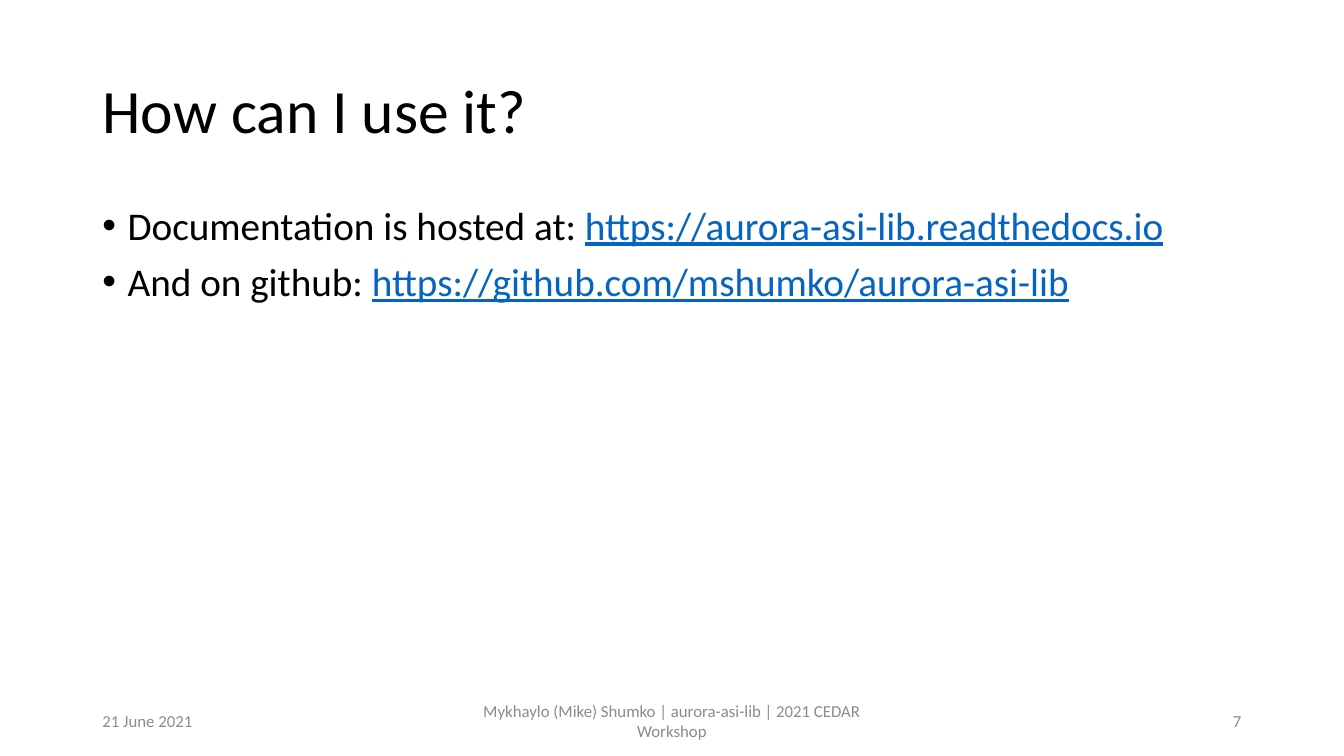
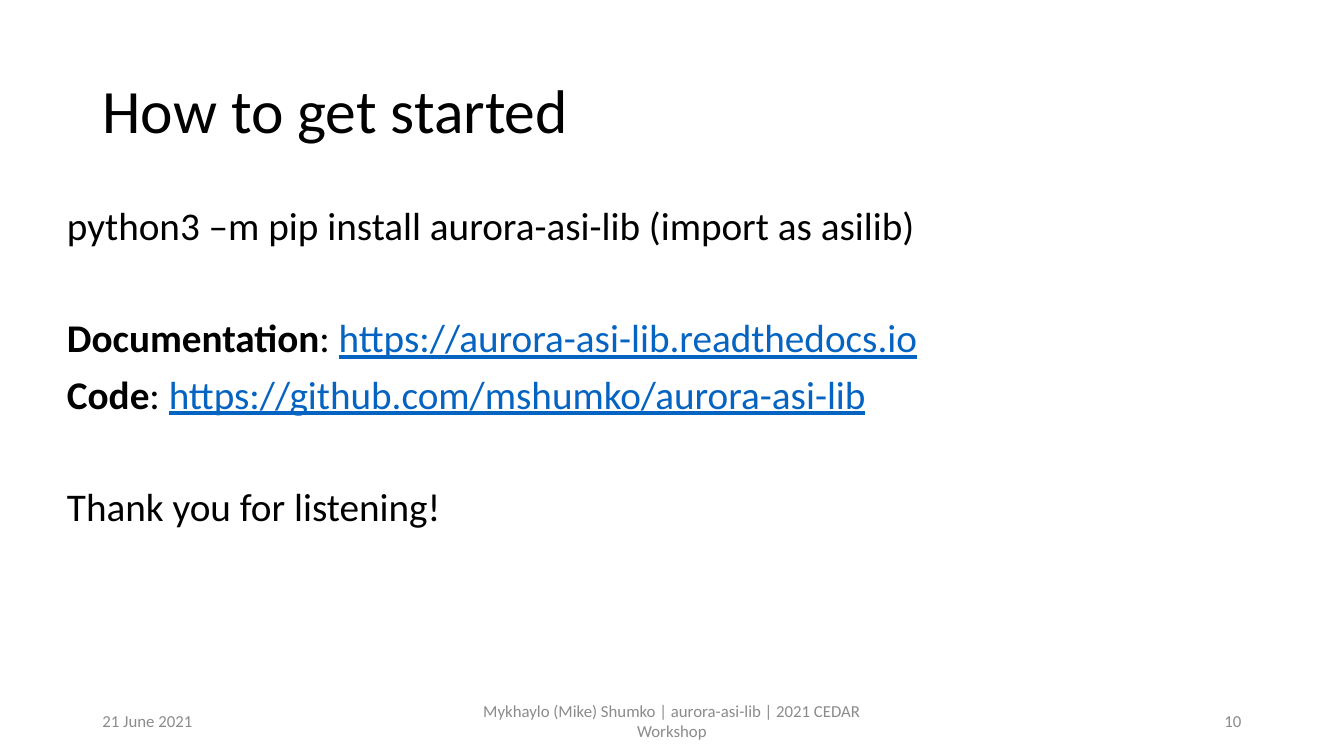
Before and after one commit to mshumko/asilib, a slide deck: slide 10 of presentations/2021_cedar_shumko_asilib.pptx (slide 7 before the commit). Drawn at 1344x756 pixels with LibreOffice and Linux fonts; fonts in the diff are those of the drawing. Boxes give left, top, right and bottom in pixels: in the first picture for what was removed or moved away, otherwise in the second. Text is boxed around its words. In the diff, an @@ line names an element or a change of style, - is before the commit and + after.

```diff
--- a/presentations/2021_cedar_shumko_asilib.pptx
+++ b/presentations/2021_cedar_shumko_asilib.pptx
@@ title at (x1=102, y1=90, x2=568, y2=144): text changed @@
-How can I use it?
+How to get started
@@ text at (x1=67, y1=211, x2=917, y2=528): text changed; text colour #0563C1 to #000000 @@
-• Documentation is hosted at: https://aurora-asi-lib.readthedocs.io
-• And on github: https://github.com/mshumko/aurora-asi-lib
+python3 –m pip install aurora-asi-lib (import as asilib)
+Documentation: https://aurora-asi-lib.readthedocs.io
+Code: https://github.com/mshumko/aurora-asi-lib
+Thank you for listening!
@@ page number at (x1=1224, y1=716, x2=1241, y2=727): text changed @@
-7
+10
```
Also in this commit, not shown: 6 other slides changed, 3 slides added, 1 other file.
